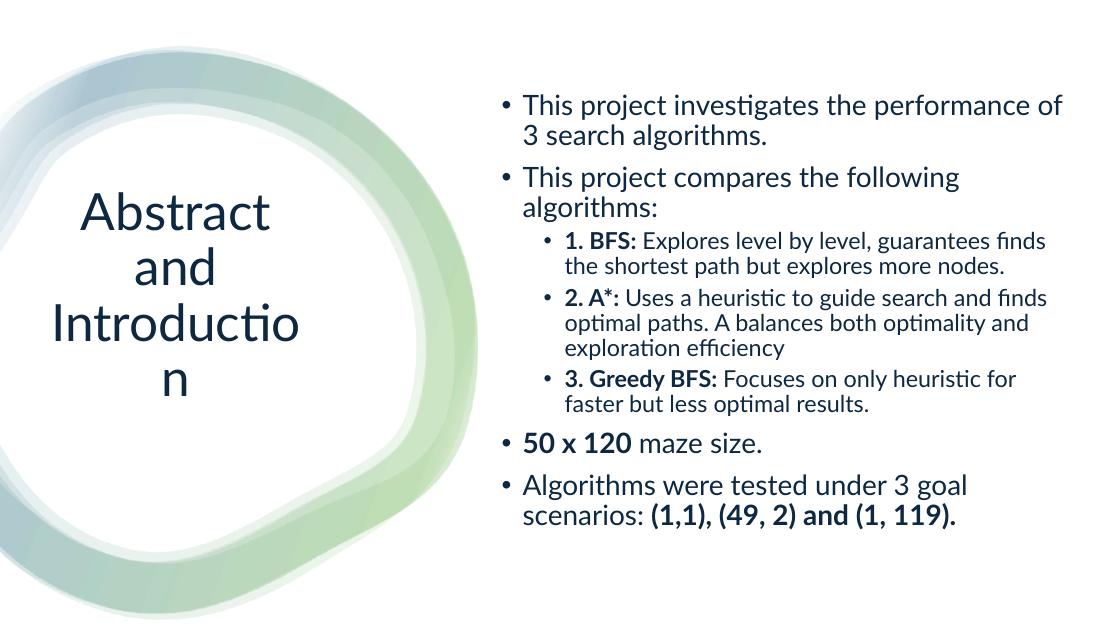
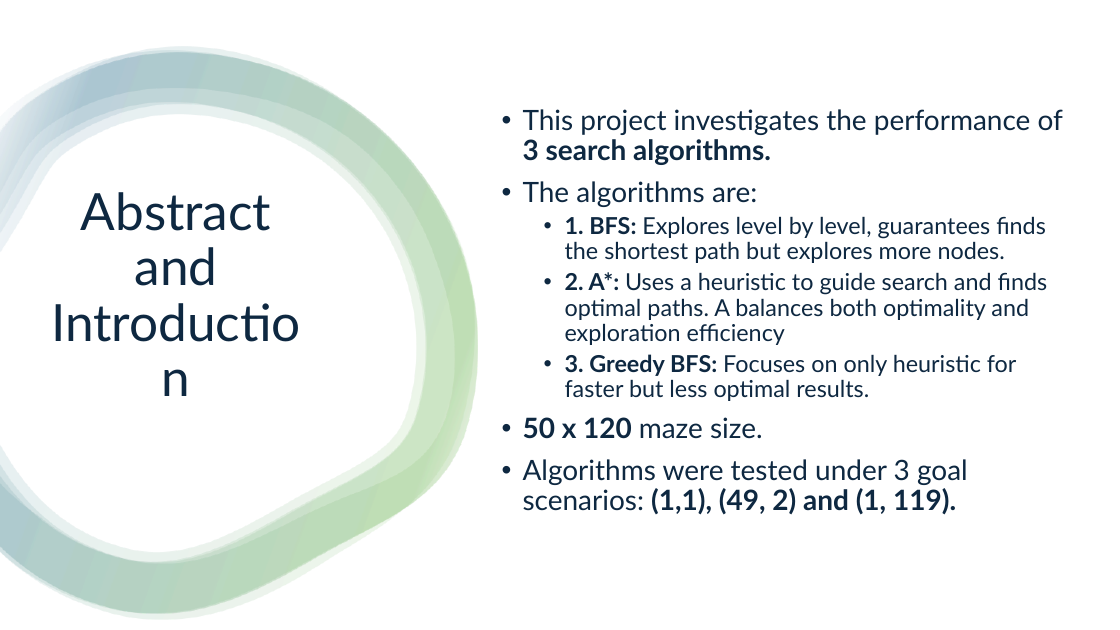
Before and after one commit to Krishna-1996/Master-In-AI, a slide deck: slide 2 of Foundation of Artificial Intelligence/My Project Work/ICA2 Project Coding Jupyter_Notebook/Final_ICA/ICA_Presentation.pptx. Drawn at 1120x630 pixels with LibreOffice and Linux fonts; fonts in the diff are those of the drawing. Boxes give left, top, right and bottom in pixels: in the first picture for what was removed or moved away, otherwise in the second. Text is boxed around its words. In the diff, an @@ line names an element or a change of style, - is before the commit and + after.

```diff
--- a/Foundation of Artificial Intelligence/My Project Work/ICA2 Project Coding Jupyter_Notebook/Final_ICA/ICA_Presentation.pptx
+++ b/Foundation of Artificial Intelligence/My Project Work/ICA2 Project Coding Jupyter_Notebook/Final_ICA/ICA_Presentation.pptx
@@ text at (x1=523, y1=109, x2=1063, y2=165): bold on in "3 search algorithms." @@
@@ text at (x1=523, y1=181, x2=757, y2=207): text changed @@
-• This project compares the following algorithms:
+• The algorithms are:
```
Also in this commit, not shown: 2 other slides changed, 7 slides added.
